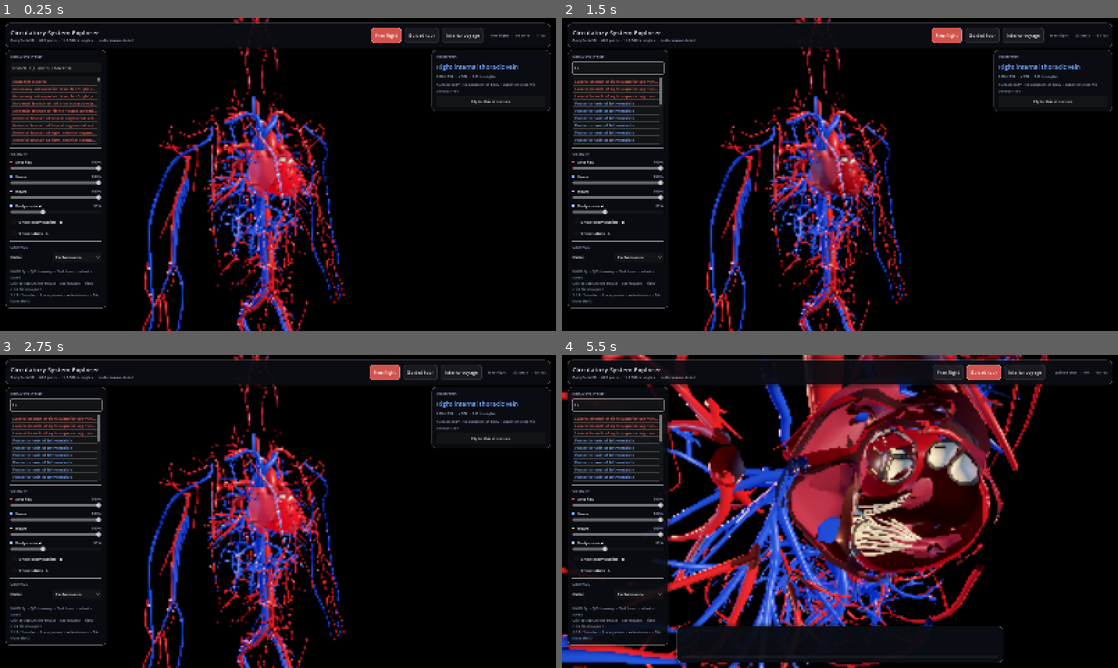
Above: before the commit, frames 1-4 (two rows, left to right).
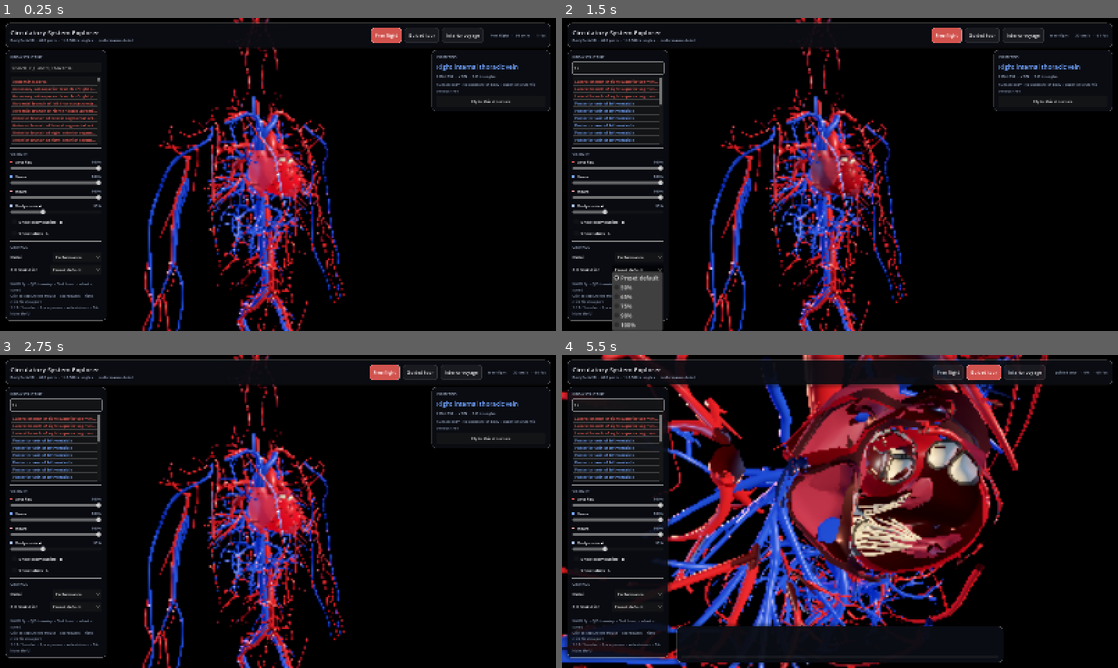
Above: after the commit, the same moments.

Repository: mccarthyah/circulatory-explorer
Game: Godot game, scene res://scenes/main.tscn
The game is run twice, just before and just after one commit, with the same random seed, the same clock (stepped at 60 frames per second) and the same inputs.
Inputs (mouse positions are in pixels of both pictures, inside the frame that each line leads up to):
- Up to frame 1 (0.25 s): no input
- Up to frame 2 (1.5 s): click (617, 68) at 0.52 s; type "12" at 0.6 s; click (639, 268) at 1.25 s, where only the run after the commit has a clickable "Preset default"
- Up to frame 3 (2.75 s): click "Free flight" at 2 s
- Up to frame 4 (5.5 s): click "Guided tour" at 2.75 s; tap Enter at 3.5, 4.25, 5 s; move the mouse to (962, 495) at 3.52 s; hold D 3.53-4.25 s; tap E at 3.6 s; click (962, 495) at 3.67 s; tap Space at 3.77 s; drag from (728, 527) to (812, 574) at 4.27 s; move the mouse to (895, 442) at 5.02 s; hold D from 5.03 s (still down); tap Ctrl at 5.1 s

The runs differ from the first frame. In frame 1, 0.6% of the frame differs, in the area x 1-19%, y 80-97%; in frame 2, 2.1%, in the area x 1-19%, y 80-100%; in frame 3, 0.6%; in frame 4, 1.3%.

Commit message:
Expose persistent 3D render scale for low-end GPUs
Co-authored-by: arena-agent <297053741+arena-agent@users.noreply.github.com>

Diff:
--- a/scripts/explorer_hud.gd
+++ b/scripts/explorer_hud.gd
@@ -11,6 +11,7 @@
 signal part_picked(id: String)
 signal pause_toggled()
 signal quality_changed(quality: String)
+signal render_scale_changed(scale: float)
 signal station_step(direction: int)
 
 const TEXT := Color(0.94, 0.95, 0.97)
@@ -48,6 +49,7 @@
 var context_check: CheckBox
 var labels_check: CheckBox
 var quality_option: OptionButton
+var scale_option: OptionButton
 
 var _list_ids: Array = []
 var _mode := "free"
@@ -282,6 +284,21 @@
 		quality_changed.emit(String(quality_option.get_item_metadata(i))))
 	qrow.add_child(quality_option)
 	col.add_child(qrow)
+	var srow := HBoxContainer.new()
+	srow.add_theme_constant_override("separation", 8)
+	srow.add_child(_label("3D resolution", 12, TEXT))
+	srow.add_child(_spacer())
+	scale_option = OptionButton.new()
+	scale_option.add_theme_font_size_override("font_size", 12)
+	scale_option.custom_minimum_size = Vector2(140, 28)
+	scale_option.focus_mode = Control.FOCUS_NONE
+	for item in [["Preset default", 0.0], ["50%", 0.5], ["65%", 0.65], ["75%", 0.75], ["90%", 0.9], ["100%", 1.0]]:
+		scale_option.add_item(item[0])
+		scale_option.set_item_metadata(scale_option.item_count - 1, item[1])
+	scale_option.item_selected.connect(func(i: int) -> void:
+		render_scale_changed.emit(float(scale_option.get_item_metadata(i))))
+	srow.add_child(scale_option)
+	col.add_child(srow)
 
 	col.add_child(HSeparator.new())
 	var help := _label("WASD fly  ·  Q/E down/up  ·  Shift boost  ·  wheel = speed\n" \
@@ -446,6 +463,13 @@
 	for i in quality_option.item_count:
 		if String(quality_option.get_item_metadata(i)) == quality:
 			quality_option.select(i)
+			return
+
+
+func set_render_scale(scale: float) -> void:
+	for i in scale_option.item_count:
+		if is_equal_approx(float(scale_option.get_item_metadata(i)), scale):
+			scale_option.select(i)
 			return
 
 
--- a/scripts/main.gd
+++ b/scripts/main.gd
@@ -44,6 +44,7 @@
 	},
 }
 const QUALITY_NAMES := ["performance", "balanced", "high"]
+const RENDER_SCALES := [0.0, 0.5, 0.65, 0.75, 0.9, 1.0]
 const SETTINGS := "user://settings.cfg"
 
 const TOUR_LIFT := 1.4          # cm the tour camera floats above the centreline
@@ -72,6 +73,7 @@
 var selected_part: Dictionary = {}
 var labels_visible := true
 var quality := "performance"
+var render_scale := 0.0  # 0 = follow quality preset
 
 var _pick_interval := 0.16
 var _pick_timer := 0.0
@@ -104,6 +106,7 @@
 	hud.search_changed.connect(_on_search)
 	hud.part_picked.connect(_on_part_picked)
 	hud.quality_changed.connect(_on_quality_changed)
+	hud.render_scale_changed.connect(_on_render_scale_changed)
 
 	await get_tree().process_frame
 	await get_tree().process_frame
@@ -115,6 +118,7 @@
 	model.name = "Anatomy"
 	add_child(model)
 	var startup_quality := _load_quality()
+	render_scale = _load_render_scale()
 	if not model.load_anatomy(int(QUALITY[startup_quality]["detail"])):
 		hud.set_loading("Could not load the anatomy data.\nCheck data/circulatory.glb")
 		return
@@ -359,6 +363,33 @@
 	return "performance"
 
 
+func _load_render_scale() -> float:
+	var cf := ConfigFile.new()
+	if cf.load(SETTINGS) == OK:
+		var saved := float(cf.get_value("graphics", "render_scale", 0.0))
+		for scale in RENDER_SCALES:
+			if is_equal_approx(saved, float(scale)):
+				return float(scale)
+	return 0.0
+
+
+func _on_render_scale_changed(scale: float) -> void:
+	if not RENDER_SCALES.has(scale):
+		return
+	render_scale = scale
+	_apply_render_scale()
+	hud.set_render_scale(scale)
+	var cf := ConfigFile.new()
+	cf.load(SETTINGS)
+	cf.set_value("graphics", "render_scale", scale)
+	cf.save(SETTINGS)
+
+
+func _apply_render_scale() -> void:
+	var preset: Dictionary = QUALITY.get(quality, QUALITY["performance"])
+	get_viewport().scaling_3d_scale = render_scale if render_scale > 0.0 else float(preset["scale"])
+
+
 func _save_quality(q: String) -> void:
 	var cf := ConfigFile.new()
 	cf.load(SETTINGS)
@@ -383,7 +414,7 @@
 	if vp != null:
 		vp.msaa_3d = int(preset["msaa"])
 		vp.screen_space_aa = int(preset["aa"])
-		vp.scaling_3d_scale = float(preset["scale"])
+		_apply_render_scale()
 	if env != null:
 		env.glow_enabled = bool(preset["glow"])
 		env.fog_enabled = bool(preset["fog"])
@@ -412,6 +443,7 @@
 			_apply_context_opacity()
 		_update_subtitle()
 	hud.set_quality(q)
+	hud.set_render_scale(render_scale)
 	if reload_meshes:
 		_save_quality(q)
 
--- a/tests/benchmark.gd
+++ b/tests/benchmark.gd
@@ -22,6 +22,14 @@
 	Engine.max_fps = 0
 	var settings := ConfigFile.new()
 	settings.set_value("graphics", "quality", quality)
+	var scale_text := OS.get_environment("BENCH_SCALE")
+	if not scale_text.is_empty():
+		var scale := scale_text.to_float()
+		if scale not in [0.0, 0.5, 0.65, 0.75, 0.9, 1.0]:
+			printerr("BENCH_SCALE must be 0, 0.5, 0.65, 0.75, 0.9 or 1.0")
+			quit(1)
+			return
+		settings.set_value("graphics", "render_scale", scale)
 	if settings.save("user://settings.cfg") != OK:
 		printerr("Could not write isolated benchmark settings")
 		quit(1)
--- a/tests/run.gd
+++ b/tests/run.gd
@@ -47,6 +47,15 @@
 		check(main.model.by_id["FJ3411"]["node"] != null, "aorta mesh exists " + q)
 		check(main.model.total_tris(false) > 0, "triangle count " + q)
 
+	main.apply_quality("performance", true)
+	check(is_equal_approx(root.scaling_3d_scale, 0.75), "default performance render scale")
+	main._on_render_scale_changed(0.5)
+	check(is_equal_approx(root.scaling_3d_scale, 0.5), "custom render scale")
+	main.apply_quality("balanced", true)
+	check(is_equal_approx(root.scaling_3d_scale, 0.5), "custom scale survives quality change")
+	check(is_equal_approx(main._load_render_scale(), 0.5), "custom scale saved")
+	main._on_render_scale_changed(0.0)
+	check(is_equal_approx(root.scaling_3d_scale, 0.9), "preset scale restored")
 	main.apply_quality("performance", true)
 	main._on_mode_requested("tour")
 	check(is_equal_approx(main.hud.sliders["arteries"].value, 1.0), "performance tour opaque")
